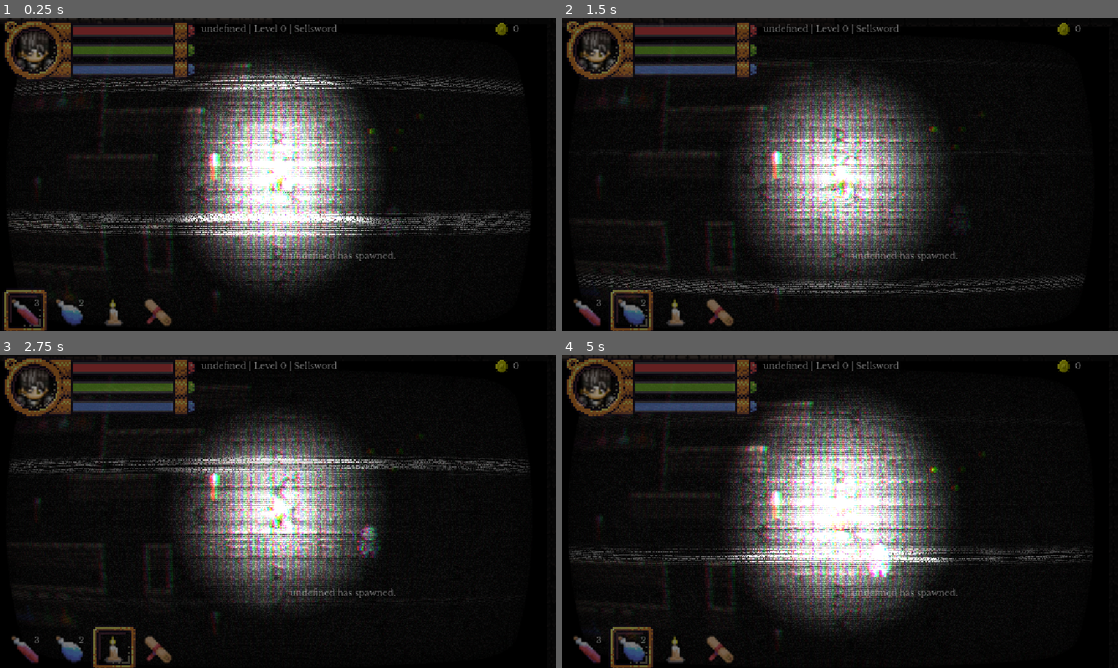
Above: before the commit, frames 1-4 (two rows, left to right).
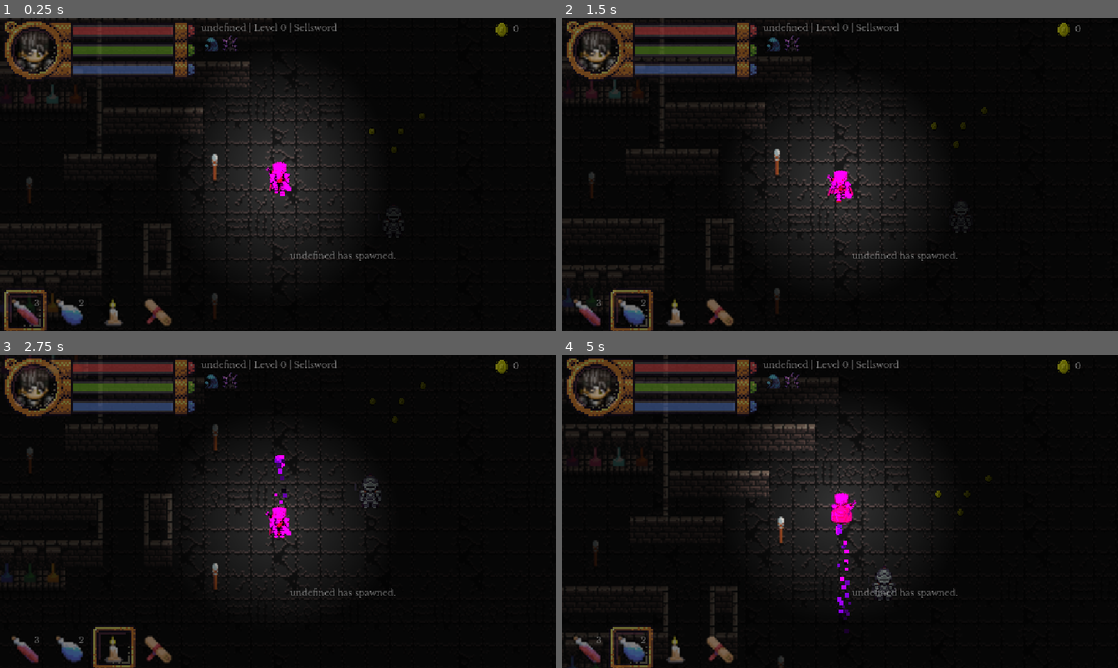
Above: after the commit, the same moments.

Repository: bbm-games/dankcryptic
Game: Godot game, scene res://game.tscn
The game is run twice, just before and just after one commit, with the same random seed, the same clock (stepped at 60 frames per second) and the same inputs. This scene is started directly instead of the project's main scene.
Inputs (mouse positions are in pixels of both pictures, inside the frame that each line leads up to):
- Up to frame 1 (0.25 s): no input
- Up to frame 2 (1.5 s): move the mouse to (962, 158) at 0.52 s; press the mouse at (962, 158) at 0.53 s; hold Right (item_right) 0.53-1.28 s; move the mouse to (728, 190) at 1.27 s; release the mouse at (728, 190) at 1.28 s; hold S (walk_down) from 1.28 s (still down); right-click (728, 190) at 1.35 s
- Up to frame 3 (2.75 s): move the mouse to (333, 442) at 2.02 s; release S (walk_down) at 2.03 s; hold Right (item_right) from 2.03 s (still down); hold E (chat) from 2.03 s (still down)
- Up to frame 4 (5 s): move the mouse to (812, 574) at 2.77 s; release Right (item_right) at 2.78 s; release E (chat) at 2.78 s; hold W (walk_up) 2.78-3.53 s; tap Space (dash) at 2.85 s; click (812, 574) at 2.92 s; move the mouse to (1006, 558) at 3.52 s; hold 1 (item_1) 3.53-4.28 s; hold Left (item_left) from 3.53 s (still down); move the mouse to (673, 464) at 4.27 s; tap 2 (item_2) at 4.35 s

The runs differ from the first frame. In frame 1, 23% of the frame differs, in the area x 0-96%, y 1-96%; in frame 2, 20%; in frame 3, 19%; in frame 4, 25%, in the area x 0-96%, y 0-100%.

Commit message:
added status effect ct icons to HUD

Diff:
--- a/game.gd
+++ b/game.gd
@@ -215,8 +215,23 @@
 
 # updates the player summary bar text at the top of the screen
 func update_player_summary_bar():
-	get_node("HUDLayer/CanvasGroup/playersummarybarcontainer/playersummarybar").set_text(player_data['name'] + ' | Level ' + str(player_data['current_level']) + ' | ' + player_data['vocation'])
-	get_node("HUDLayer/CanvasGroup/playersummarybarcontainer/gold").set_text(str(player_data['gold']))
+	var bar = get_node("HUDLayer/CanvasGroup/playersummarybarcontainer/playersummarybar")
+	bar.clear()
+	bar.append_text(player_data['name'] + ' | Level ' + str(player_data['current_level']) + ' | ' + player_data['vocation'])
+	bar.append_text('\n')
+	if player_data['statuses']["burned"] >= 1:
+		bar.append_text("[img=20]res://assets/fire1.png[/img]")
+	if player_data['statuses']["bloodless"] >= 1:
+		bar.append_text("[img=20]res://assets/dark4.png[/img]")
+	if player_data['statuses']["drenched"] >= 1:
+		bar.append_text("[img=20]res://assets/water2.png[/img]")
+	if player_data['statuses']["poisoned"] >= 1:
+		bar.append_text("[img=20]res://assets/thunder5.png[/img]")
+	if player_data['statuses']["confused"] >= 1:
+		bar.append_text("[img=20]res://assets/earth2.png[/img]")
+	if player_data['statuses']["paralyzed"] >= 1:
+		bar.append_text("[img=20]res://assets/light3.png[/img]")
+	get_node("HUDLayer/CanvasGroup/playersummarybarcontainer/TextureRect/gold").set_text(str(player_data['gold']))
 
 # updates items in player quick slots
 func update_quick_slots():
@@ -781,6 +796,7 @@
 		if player_data['statuses'][key] < 0:
 			player_data['statuses'][key] = 0
 	update_player_stats_tab()
+	update_player_summary_bar()
 
 # for when you walk over coin
 func hit_coin():
@@ -804,5 +820,5 @@
 	pauseMenu.hide()
 
 
-func _on_player_menu_tab_changed(tab):
+func _on_player_menu_tab_changed(_tab):
 	get_node("HUDLayer/CanvasGroup/quickItemSwitchSound").play()
--- a/game.tscn
+++ b/game.tscn
@@ -476,20 +476,31 @@
 offset_right = 568.0
 offset_bottom = 19.0
 
-[node name="playersummarybar" type="Label" parent="HUDLayer/CanvasGroup/playersummarybarcontainer"]
+[node name="playersummarybar" type="RichTextLabel" parent="HUDLayer/CanvasGroup/playersummarybarcontainer"]
 custom_minimum_size = Vector2(300, 0)
 layout_mode = 2
-theme_override_font_sizes/font_size = 9
+theme_override_fonts/normal_font = ExtResource("7_f521b")
+theme_override_font_sizes/normal_font_size = 9
+bbcode_enabled = true
+fit_content = true
+scroll_active = false
 
 [node name="TextureRect" type="TextureRect" parent="HUDLayer/CanvasGroup/playersummarybarcontainer"]
+custom_minimum_size = Vector2(15, 15)
 layout_mode = 2
 texture = ExtResource("9_8743s")
-expand_mode = 2
-
-[node name="gold" type="Label" parent="HUDLayer/CanvasGroup/playersummarybarcontainer"]
-layout_mode = 2
+expand_mode = 1
+stretch_mode = 4
+
+[node name="gold" type="Label" parent="HUDLayer/CanvasGroup/playersummarybarcontainer/TextureRect"]
+layout_mode = 2
+offset_left = 19.0
+offset_right = 37.0
+offset_bottom = 15.0
+size_flags_vertical = 1
 theme_override_font_sizes/font_size = 9
 text = "999"
+vertical_alignment = 1
 
 [node name="AnimationPlayer" type="AnimationPlayer" parent="HUDLayer"]
 root_node = NodePath("../..")
--- a/lore/lore.json
+++ b/lore/lore.json
@@ -20,10 +20,10 @@
 		 "mana":60
 	  },
 	  "statuses":{
-		 "poisoned":0.4,
+		 "poisoned":1.4,
 		 "burned":0.5,
-		 "drenched":0.5,
-		 "confused":1.3,
+		 "drenched":2.5,
+		 "confused":0.3,
 		 "paralyzed":0.5,
 		 "bloodless":0.4
 	   },
Binary file added: assets/anvil.png
Not shown, added: assets/anvil.png.import
Binary file added: assets/arm_guard.png
Not shown, added: assets/arm_guard.png.import
Binary file added: assets/armor1.png
Not shown, added: assets/armor1.png.import
Binary file added: assets/armor2.png
Not shown, added: assets/armor2.png.import
Binary file added: assets/armor3.png
Not shown, added: assets/armor3.png.import
Binary file added: assets/armor4.png
Not shown, added: assets/armor4.png.import
(and 230 more such lines)
